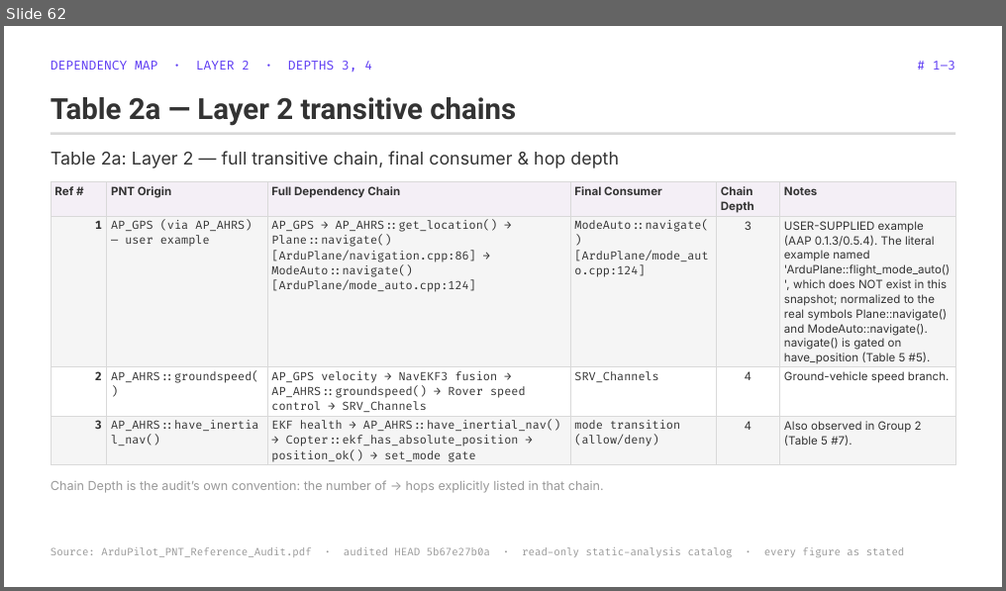
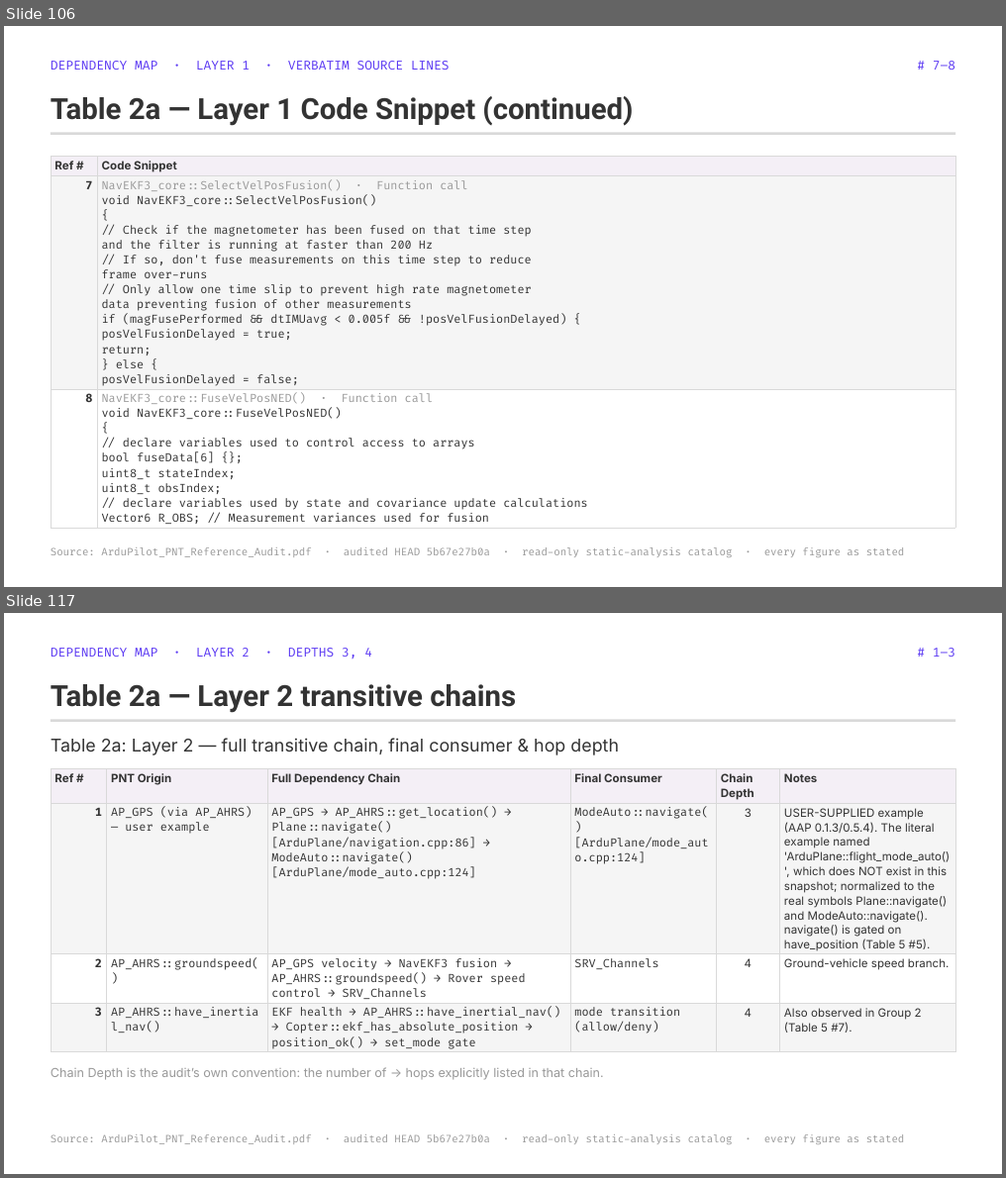
Before and after one commit to blitzy-public-samples/ardupilot-blitzy, a slide deck: blitzy/presentations/ArduPilot_PNT_Reference_Audit_Full_Findings.pptx. Shown one above the other, each under a label of ours: slide 62 before the commit, slides 106 and 117 after it; the slides between them are not shown. The pictures are 1006x591 and 1006x1178 pixels, drawn with LibreOffice and Linux fonts; fonts in the diff are those of the drawing. Boxes give left, top, right and bottom in pixels: in the first picture for what was removed or moved away, otherwise in the second. Text is boxed around its words. In the diff, an @@ line names an element or a change of style, - is before the commit and + after.

```diff
--- a/blitzy/presentations/ArduPilot_PNT_Reference_Audit_Full_Findings.pptx
+++ b/blitzy/presentations/ArduPilot_PNT_Reference_Audit_Full_Findings.pptx
@@ slide 106 added at (4, 26, 1002, 587), background #FFFFFF @@
@@ text added at (51, 61, 450, 70), 12 pt, text #5B39F3 @@
+DEPENDENCY MAP · LAYER 1 · VERBATIM SOURCE LINES
@@ text added at (933, 61, 955, 70), 12 pt, text #5B39F3 @@
+# 7–8
@@ text added at (51, 96, 633, 126), 28 pt, text #333333, bold @@
+Table 2a — Layer 1 Code Snippet (continued)
@@ rectangle added at (51, 132, 955, 135), fill #D9D9D9 @@
@@ table added at (51, 157, 955, 528), 3 rows, 2 columns @@
+Ref # | Code Snippet
+7 | NavEKF3_core::SelectVelPosFusion() · Function call / void NavEKF3_core::SelectVelPosFusion() / { / // Check if the magnetometer has been fused on that time step / and the filter is running at faster than 200 Hz / // If so, don't fuse measurements on this time step to reduce / frame over-runs / // Only allow one time slip to prevent high rate magnetometer / data preventing fusion of other measurements / if (magFusePerformed && dtIMUavg < 0.005f && !posVelFusionDelayed) { / posVelFusionDelayed = true; / return; / } else { / posVelFusionDelayed = false;
+8 | NavEKF3_core::FuseVelPosNED() · Function call / void NavEKF3_core::FuseVelPosNED() / { / // declare variables used to control access to arrays / bool fuseData[6] {}; / uint8_t stateIndex; / uint8_t obsIndex; / // declare variables used by state and covariance update calculations / Vector6 R_OBS; // Measurement variances used for fusion
@@ text added at (51, 548, 905, 558), 10 pt, text #999999 @@
+Source: ArduPilot_PNT_Reference_Audit.pdf · audited HEAD 5b67e27b0a · read-only static-analysis catalog · every figure as stated
@@ what was slide 62 is now slide 117 @@
```
Also in this commit, not shown: 1 slide changed, 102 other slides added, 4 slides removed.
